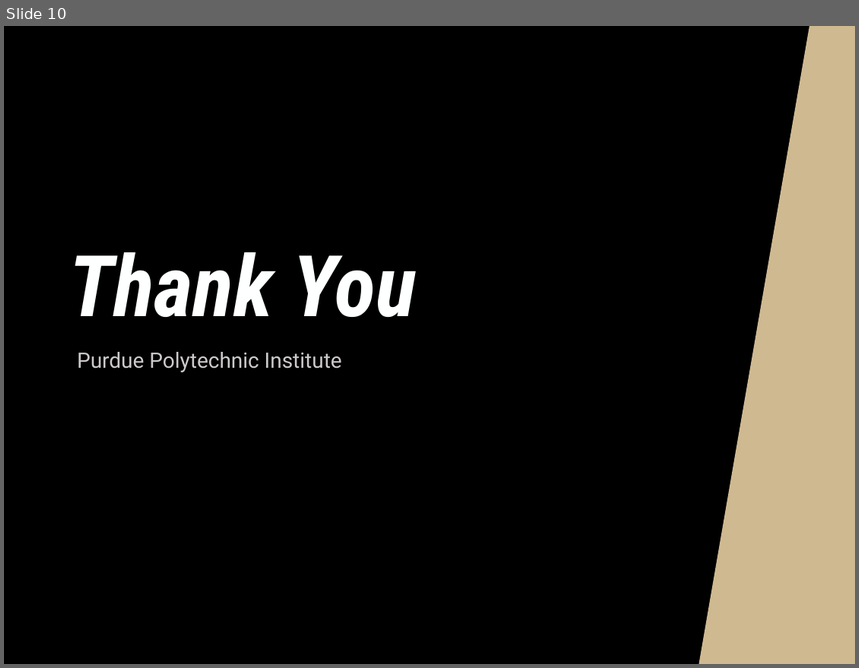
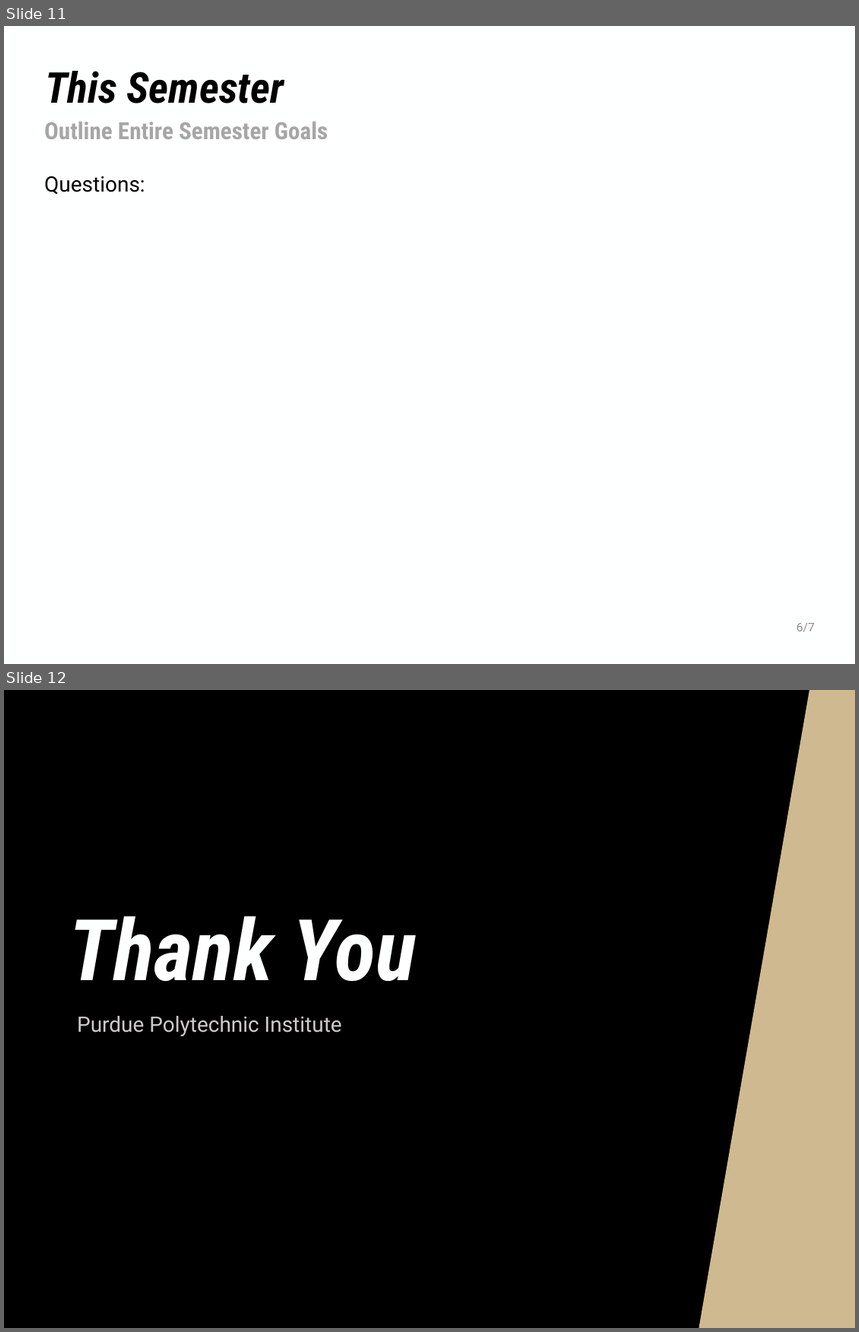
Before and after one commit to NHuang58/Biomedical_Device_PCB, a slide deck: Documentation/Slides/Week_17.pptx. Shown one above the other, each under a label of ours: slide 10 before the commit, slides 11 and 12 after it. The pictures are 859x668 and 859x1332 pixels, drawn with LibreOffice and Linux fonts; fonts in the diff are those of the drawing; background and template pictures are left out. Boxes give left, top, right and bottom in pixels: in the first picture for what was removed or moved away, otherwise in the second. Text is boxed around its words. In the diff, an @@ line names an element or a change of style, - is before the commit and + after.

```diff
--- a/Documentation/Slides/Week_17.pptx
+++ b/Documentation/Slides/Week_17.pptx
@@ slide 11 added at [4, 26, 855, 664], background #FEFFFF @@
@@ title added at [45, 71, 284, 104], 36 pt, text #000000, bold, italic @@
+This Semester
@@ text added at [44, 122, 328, 139], 20 pt, text #A6A6A6, bold @@
+Outline Entire Semester Goals
@@ text added at [44, 176, 145, 194], 18 pt, text #000000 @@
+Questions:
@@ text added at [797, 623, 815, 632], 10 pt, text #8C8C8C @@
+6/7
@@ what was slide 10 is now slide 12 @@
```
Also in this commit, not shown: 3 slides changed, 1 other slide added, 6 other files.
